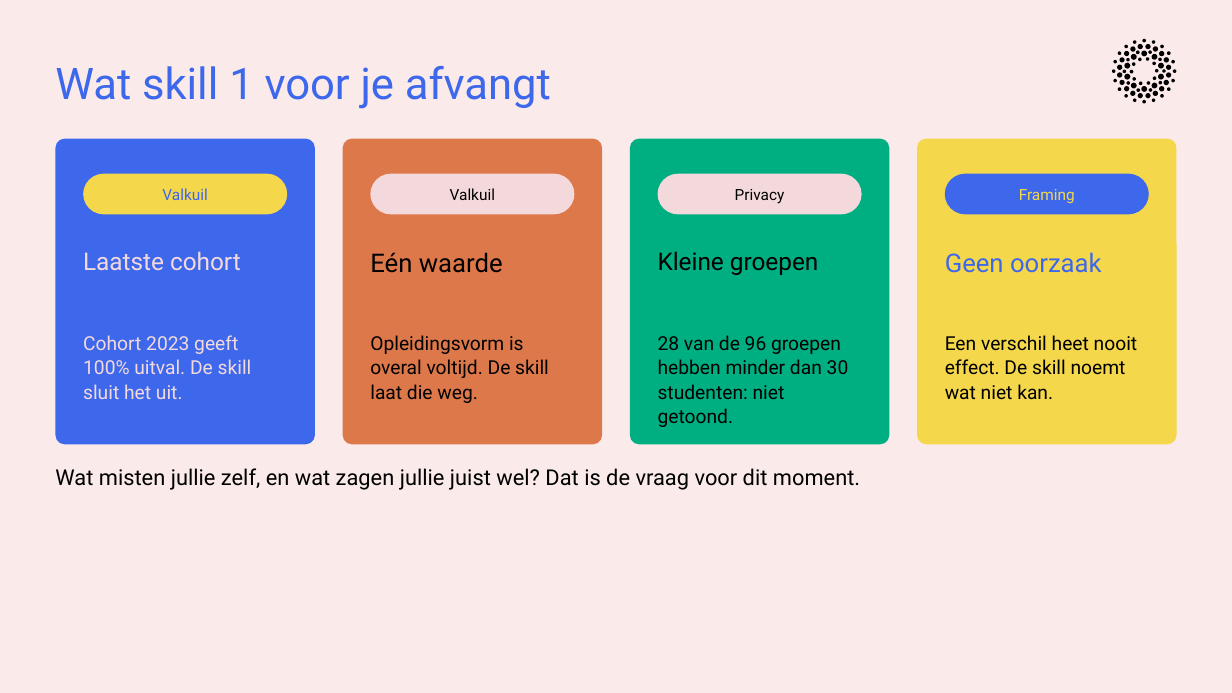
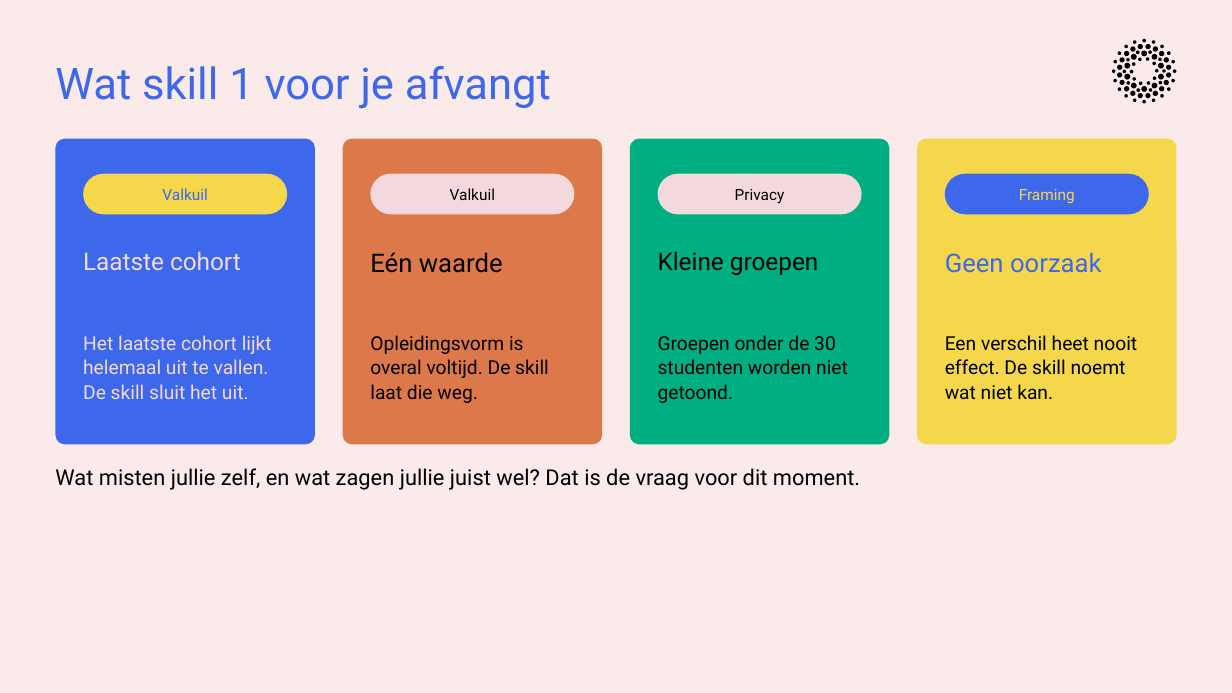
Before and after one commit to cedanl/clidev-presentaties, a slide deck: slide 23 of exports/261005_workshop_rad_uitvoering.pptx (slide 18 before the commit). Drawn at 1232x693 pixels with LibreOffice and Linux fonts; fonts in the diff are those of the drawing. Boxes give left, top, right and bottom in pixels: in the first picture for what was removed or moved away, otherwise in the second. Text is boxed around its words. In the diff, an @@ line names an element or a change of style, - is before the commit and + after.

```diff
--- a/exports/261005_workshop_rad_uitvoering.pptx
+++ b/exports/261005_workshop_rad_uitvoering.pptx
@@ text at [83,335,272,399]: text changed @@
-Cohort 2023 geeft 100% uitval. De skill sluit het uit.
+Het laatste cohort lijkt helemaal uit te vallen. De skill sluit het uit.
@@ text at [658,335,848,403]: text changed @@
-28 van de 96 groepen hebben minder dan 30 studenten: niet getoond.
+Groepen onder de 30 studenten worden niet getoond.
```
Also in this commit, not shown: 12 other slides changed, 10 slides added, 2 slides removed, 1 other file.
